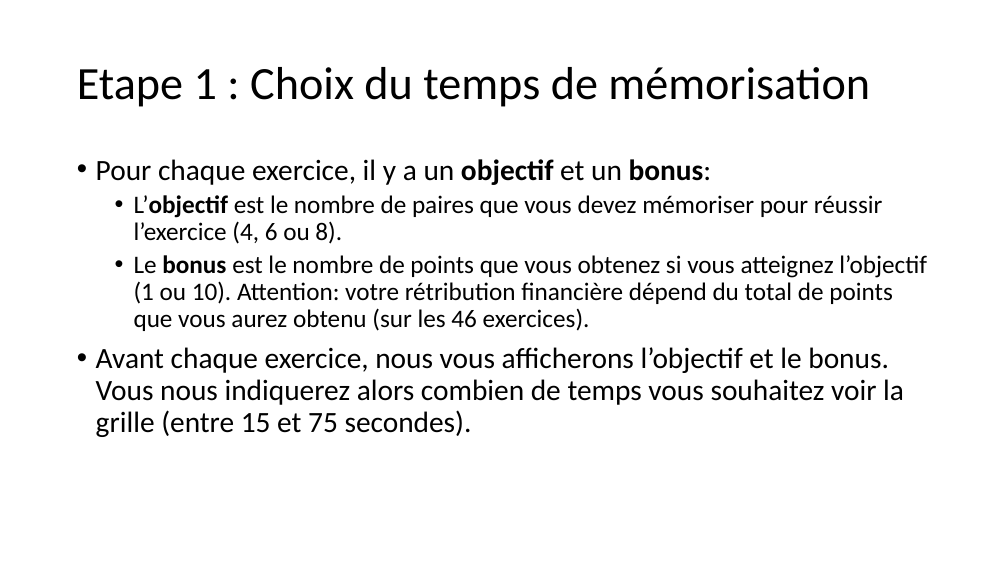
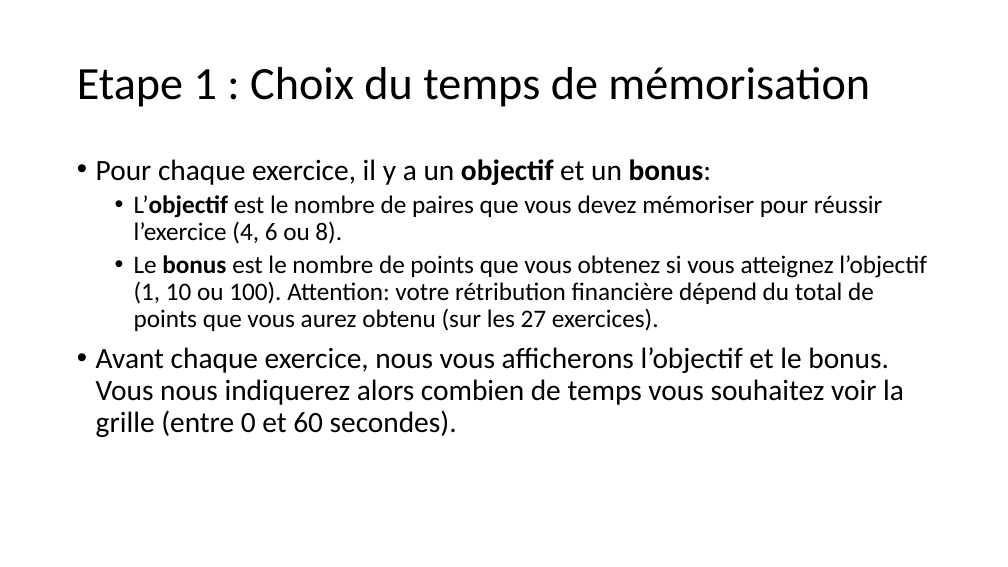
Before and after one commit to MBB-team/Online_Testing, a slide deck: slide 3 of src/SE2/Stimuli/Instructions_Rewarded.pptx. Drawn at 1008x567 pixels with LibreOffice and Linux fonts; fonts in the diff are those of the drawing. Boxes give left, top, right and bottom in pixels: in the first picture for what was removed or moved away, otherwise in the second. Text is boxed around its words. In the diff, an @@ line names an element or a change of style, - is before the commit and + after.

```diff
--- a/src/SE2/Stimuli/Instructions_Rewarded.pptx
+++ b/src/SE2/Stimuli/Instructions_Rewarded.pptx
@@ text at (96, 255, 927, 437): text changed @@
-  • Le bonus est le nombre de points que vous obtenez si vous atteignez l’objectif (1 ou 10). Attention: votre rétribution financière dépend du total de points que vous aurez obtenu (sur les 46 exercices).
-• Avant chaque exercice, nous vous afficherons l’objectif et le bonus. Vous nous indiquerez alors combien de temps vous souhaitez voir la grille (entre 15 et 75 secondes).
+  • Le bonus est le nombre de points que vous obtenez si vous atteignez l’objectif (1, 10 ou 100). Attention: votre rétribution financière dépend du total de points que vous aurez obtenu (sur les 27 exercices).
+• Avant chaque exercice, nous vous afficherons l’objectif et le bonus. Vous nous indiquerez alors combien de temps vous souhaitez voir la grille (entre 0 et 60 secondes).
```
Also in this commit, not shown: 2 other slides changed, 50 other files.
